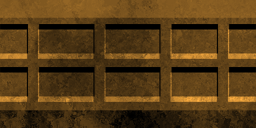
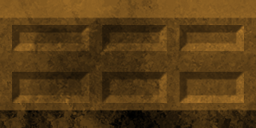
Comparing the layer stacks of the two (256, 128) images. Changes:
renamed "Layer 2 copy" to "Layer 1", blend overlay → normal, painted on it over [0, 24, 256, 103]
removed layer "Layer 2" (was overlay) over [0, 67, 256, 102]
painted on "Background" over [0, 0, 256, 128]
